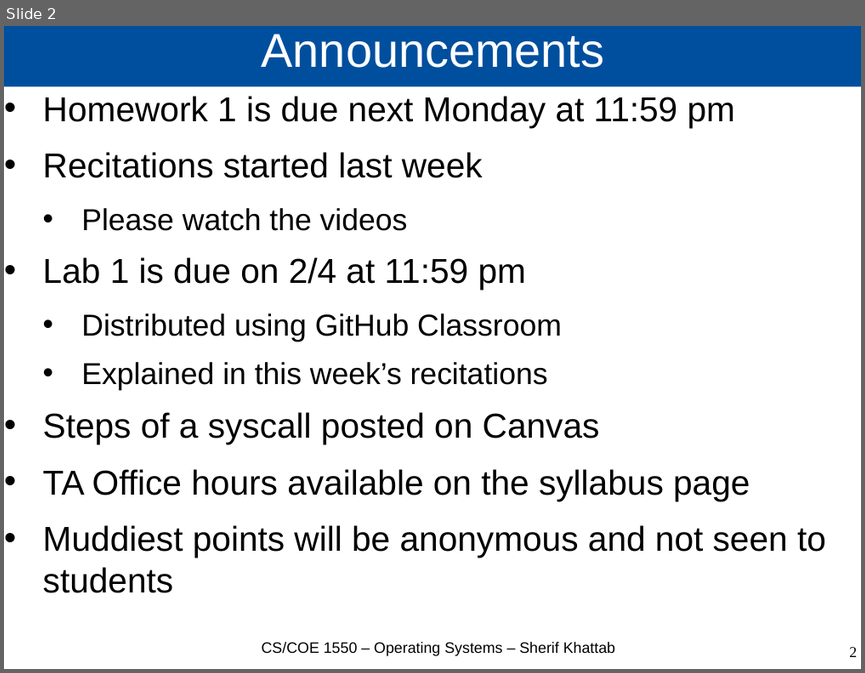
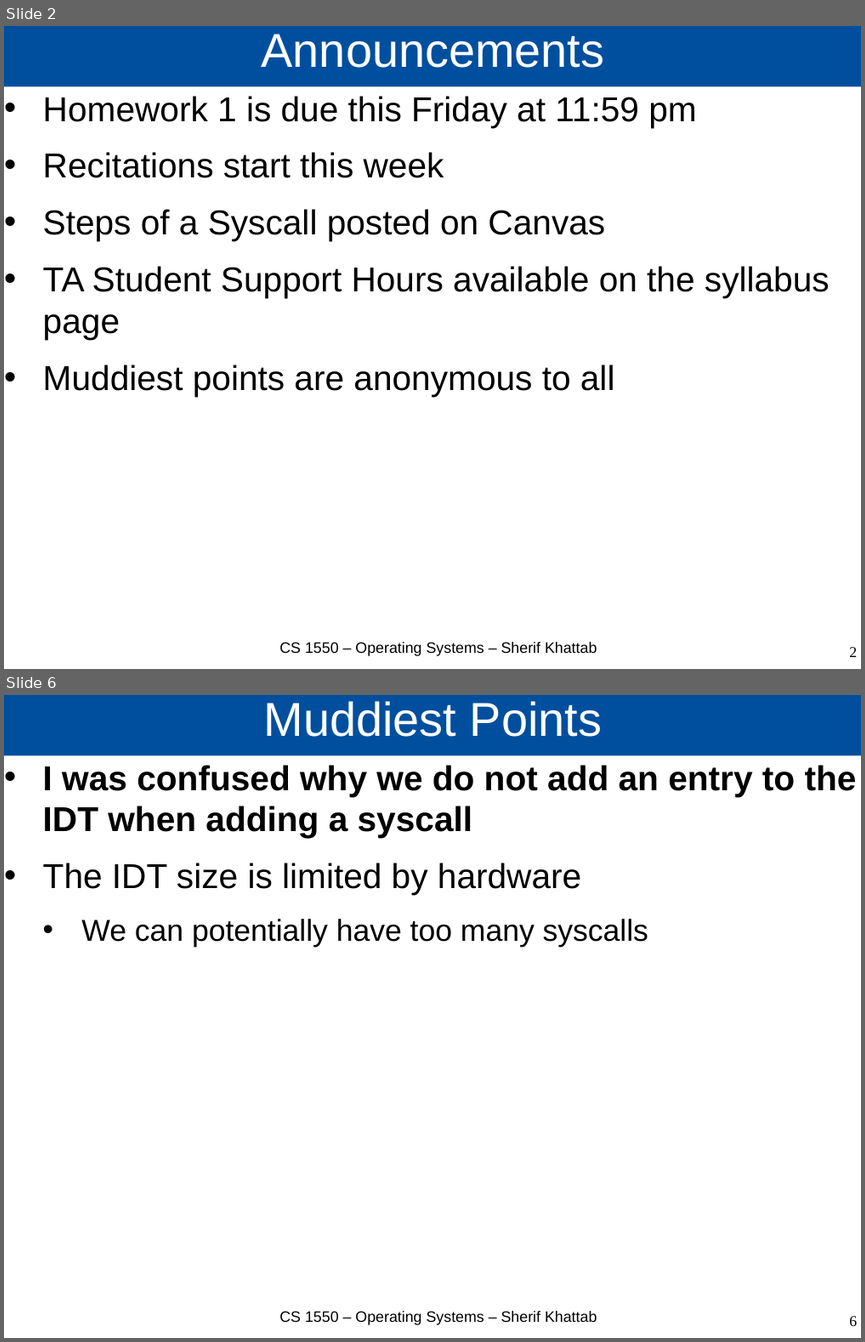
Before and after one commit to cs1550-2244/cs1550-code-handouts, a slide deck: DraftSlides/Lecture2.pptx. Shown one above the other, each under a label of ours: slide 2 before the commit, slides 2 and 6 after it; the slides between them are not shown. The pictures are 865x673 and 865x1342 pixels, drawn with LibreOffice and Linux fonts; fonts in the diff are those of the drawing. Boxes give left, top, right and bottom in pixels: in the first picture for what was removed or moved away, otherwise in the second. Text is boxed around its words. In the diff, an @@ line names an element or a change of style, - is before the commit and + after.

```diff
--- a/DraftSlides/Lecture2.pptx
+++ b/DraftSlides/Lecture2.pptx
@@ slide 6 added at <box>4,695,861,1338</box>, background #FFFFFF @@
@@ title added at <box>4,695,861,756</box>, fill #004F9E, 44 pt, text #FFFFFF @@
+Muddiest Points
@@ text added at <box>43,765,857,947</box>, 32 pt, text #000000 @@
+• I was confused why we do not add an entry to the IDT when adding a syscall
+• The IDT size is limited by hardware
+  • We can potentially have too many syscalls
@@ text added at <box>279,1310,596,1325</box>, 14 pt, text #000000 @@
+CS 1550 – Operating Systems – Sherif Khattab
@@ page number added at <box>849,1315,857,1326</box>, 14 pt, text #000000 @@
+6
@@ slide 2 changed as well @@
@@ text at <box>43,96,829,397</box>: text changed @@
-• Homework 1 is due next Monday at 11:59 pm
-• Recitations started last week
-  • Please watch the videos
-• Lab 1 is due on 2/4 at 11:59 pm
-  • Distributed using GitHub Classroom
-  • Explained in this week’s recitations
-• Steps of a syscall posted on Canvas
-• TA Office hours available on the syllabus page
-• Muddiest points will be anonymous and not seen to students
+• Homework 1 is due this Friday at 11:59 pm
+• Recitations start this week
+• Steps of a Syscall posted on Canvas
+• TA Student Support Hours available on the syllabus page
+• Muddiest points are anonymous to all
@@ text at <box>279,641,596,656</box>: text changed @@
-CS/COE 1550 – Operating Systems – Sherif Khattab
+CS 1550 – Operating Systems – Sherif Khattab
```
Also in this commit, not shown: 17 other slides changed, 10 other slides added, 2 other files.
